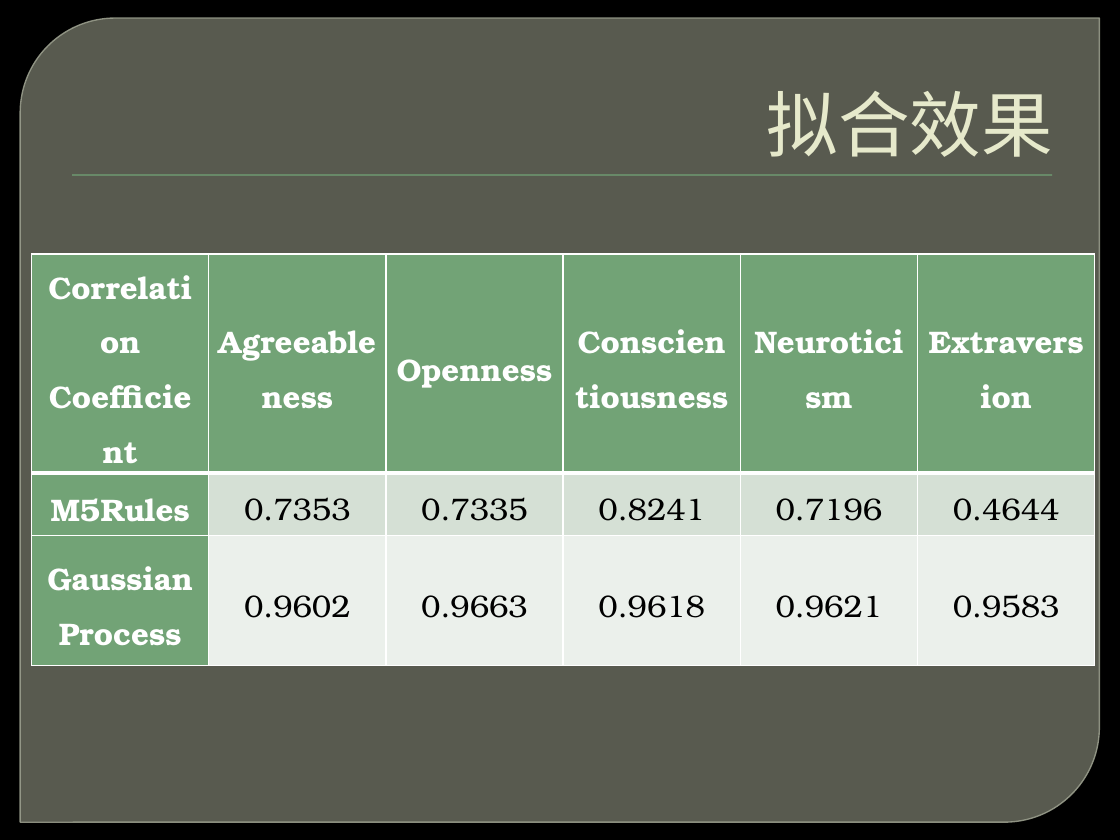
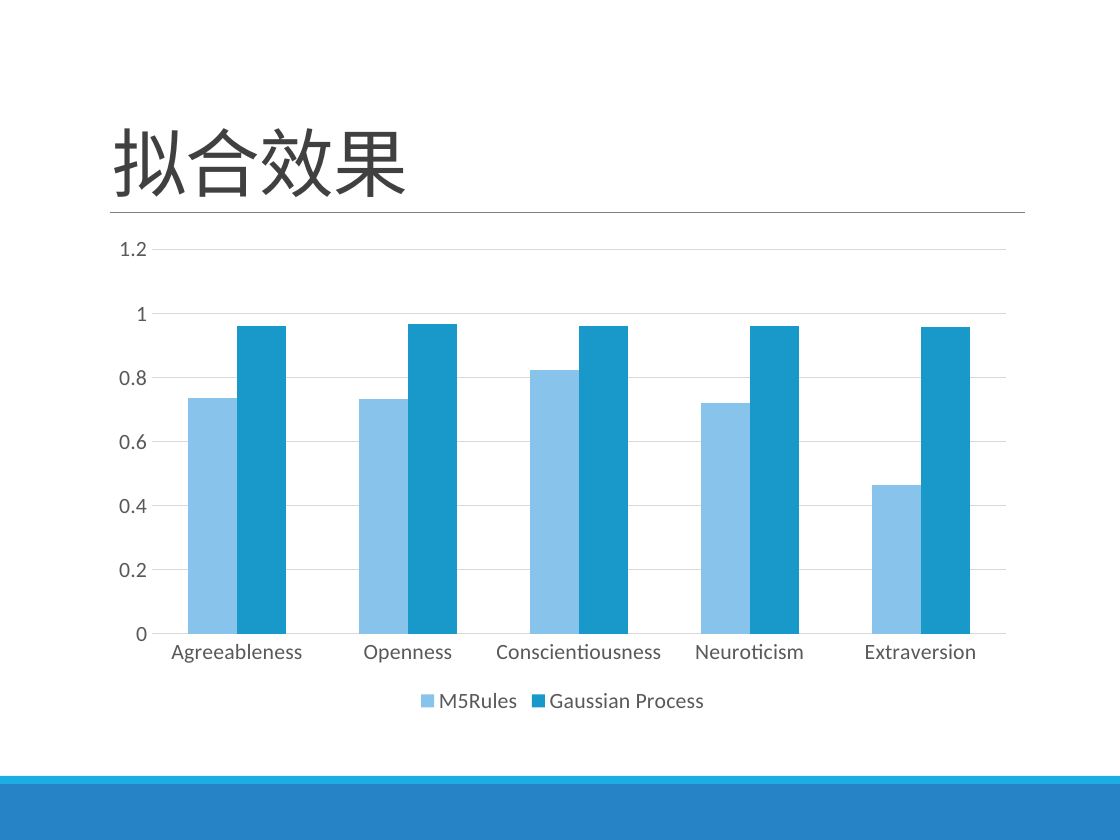
Before and after one commit to east-before-dawn/srt, a slide deck: slide 20 of slides.pptx (slide 14 before the commit). Drawn at 1120x840 pixels with LibreOffice and Linux fonts; fonts in the diff are those of the drawing; background and template pictures are left out. Boxes give left, top, right and bottom in pixels: in the first picture for what was removed or moved away, otherwise in the second. Text is boxed around its words. In the diff, an @@ line names an element or a change of style, - is before the commit and + after.

```diff
--- a/slides.pptx
+++ b/slides.pptx
@@ background picture (left out) to #FFFFFF @@
@@ round diag rect removed at box(20, 18, 1100, 822) @@
@@ title "拟合效果": place and size @@
-title "拟合效果" at box(767, 91, 1053, 157)
+title "拟合效果" at box(112, 128, 408, 197)
@@ title "拟合效果" at box(112, 128, 408, 197): size 46 to 48 pt, font TeX Gyre Bonum to Calibri, text colour #E7EACB to #404040, letter spacing 0 to -0.5 pt; alignment right to left; indent changed; line spacing 1 to 0.85 @@
@@ rectangle removed at box(72, 175, 1052, 176) @@
@@ column chart added at box(101, 226, 1025, 719) @@
+categories: Agreeableness, Openness, Conscientiousness, Neuroticism, Extraversion
+M5Rules: 0.74, 0.73, 0.82, 0.72, 0.46
+Gaussian Process: 0.96, 0.97, 0.96, 0.96, 0.96
@@ line added from (110, 213) to (1025, 213), #808080 0.5 pt @@
@@ table removed at box(31, 254, 1093, 649), 3 rows, 6 columns @@
-Correlation Coefficient | Agreeableness | Openness | Conscientiousness | Neuroticism | Extraversion
-M5Rules | 0.7353 | 0.7335 | 0.8241 | 0.7196 | 0.4644
-Gaussian Process | 0.9602 | 0.9663 | 0.9618 | 0.9621 | 0.9583
@@ rectangle added at box(0, 776, 1120, 784), fill #1CADE4 @@
@@ rectangle added at box(0, 784, 1120, 840), fill #2683C6 @@
```
Also in this commit, not shown: 12 other slides changed, 10 slides added, 5 slides removed.
